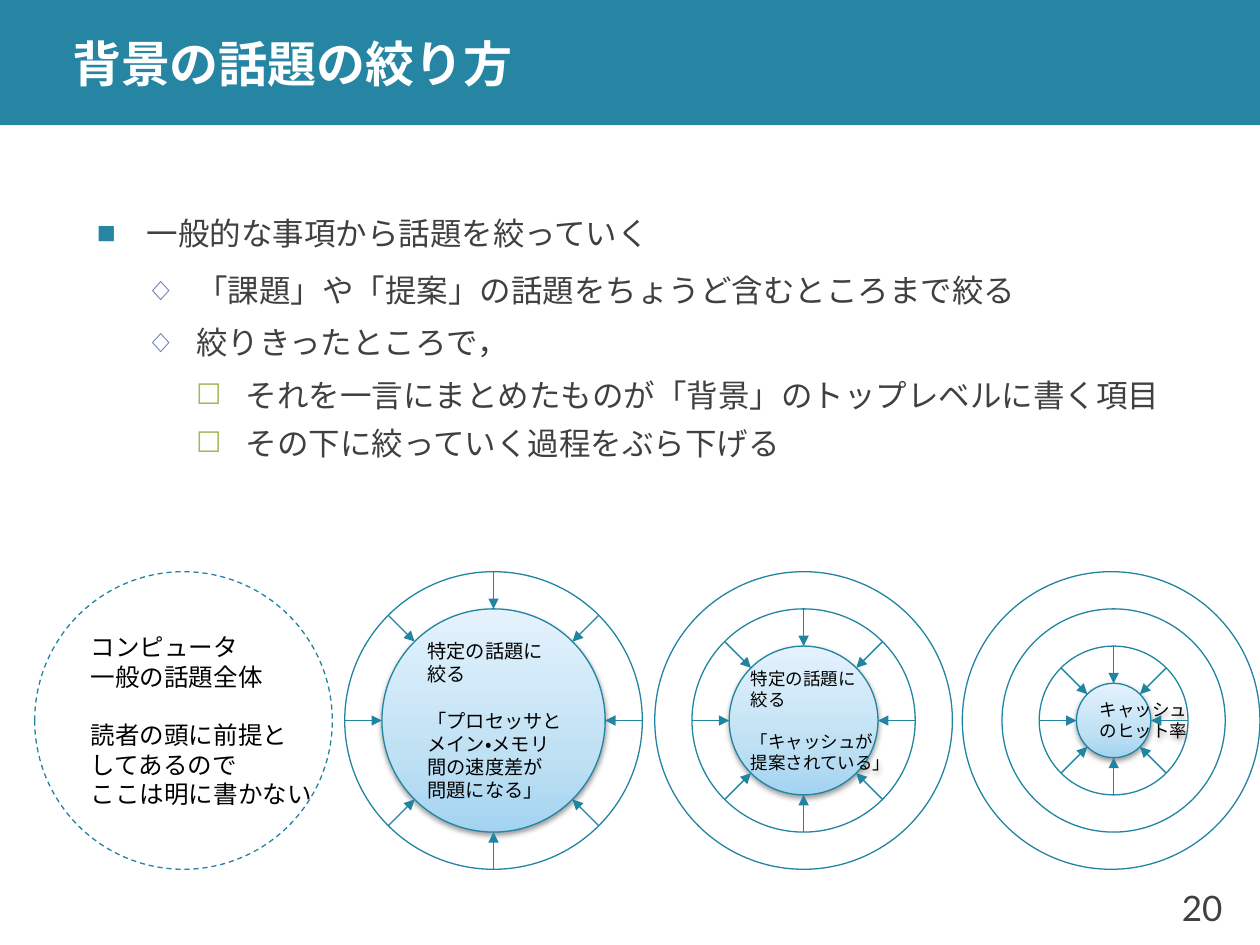
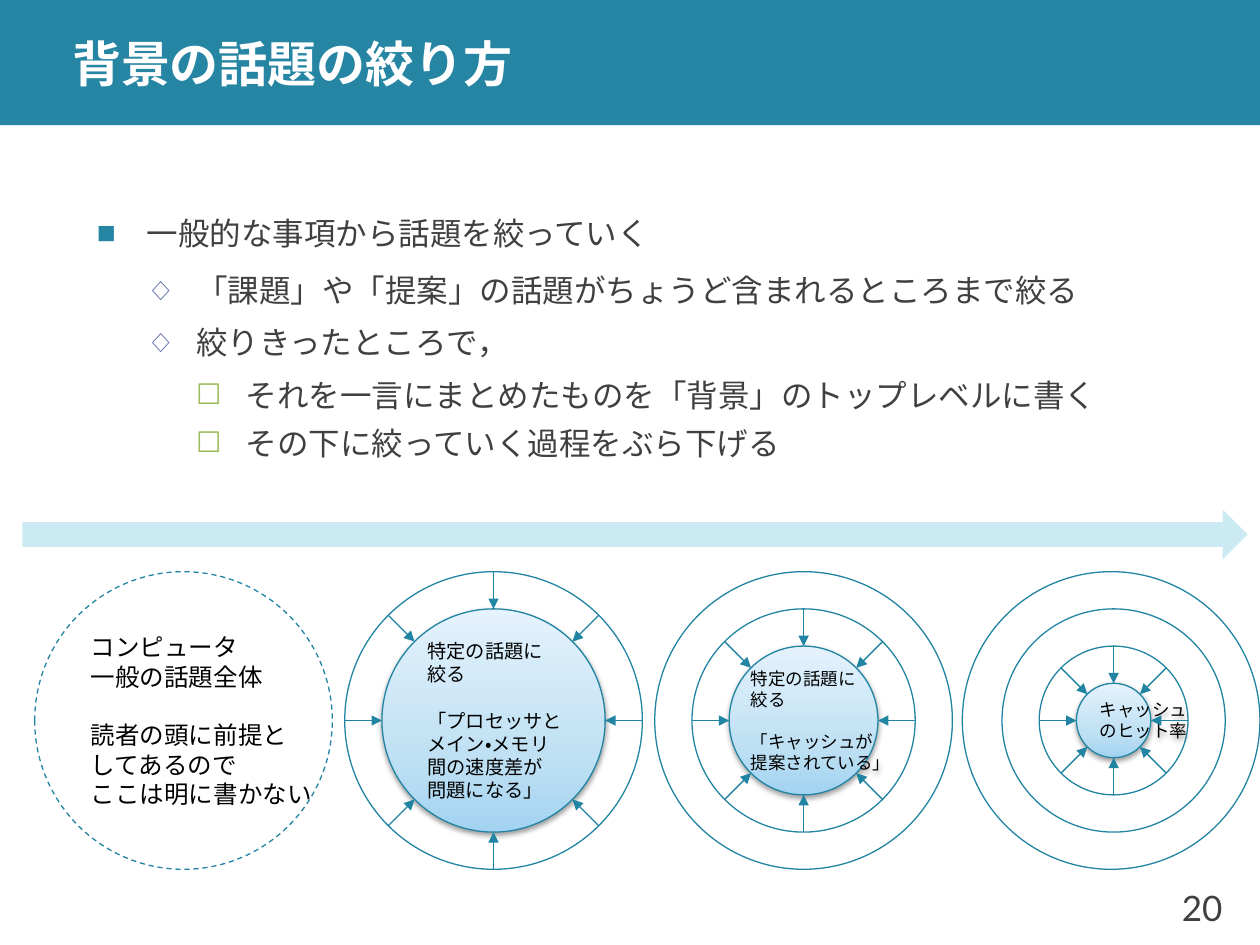
Before and after one commit to shioya-lab/how-to, a slide deck: slide 20 of plot.pptx. Drawn at 1260x945 pixels with LibreOffice and Linux fonts; fonts in the diff are those of the drawing. Boxes give left, top, right and bottom in pixels: in the first picture for what was removed or moved away, otherwise in the second. Text is boxed around its words. In the diff, an @@ line names an element or a change of style, - is before the commit and + after.

```diff
--- a/plot.pptx
+++ b/plot.pptx
@@ text at [196,275,1078,305]: text changed @@
-  ◇ 「課題」や「提案」の話題をちょうど含むところまで絞る
+  ◇ 「課題」や「提案」の話題がちょうど含まれるところまで絞る
@@ text at [246,380,1096,410]: text changed @@
-    ☐ それを一言にまとめたものが「背景」のトップレベルに書く項目
+    ☐ それを一言にまとめたものを「背景」のトップレベルに書く
@@ right arrow added at [23,510,1247,559], fill #CCEAF4 @@
```
Also in this commit, not shown: 12 other slides changed, 1 slide added, 1 other file.
